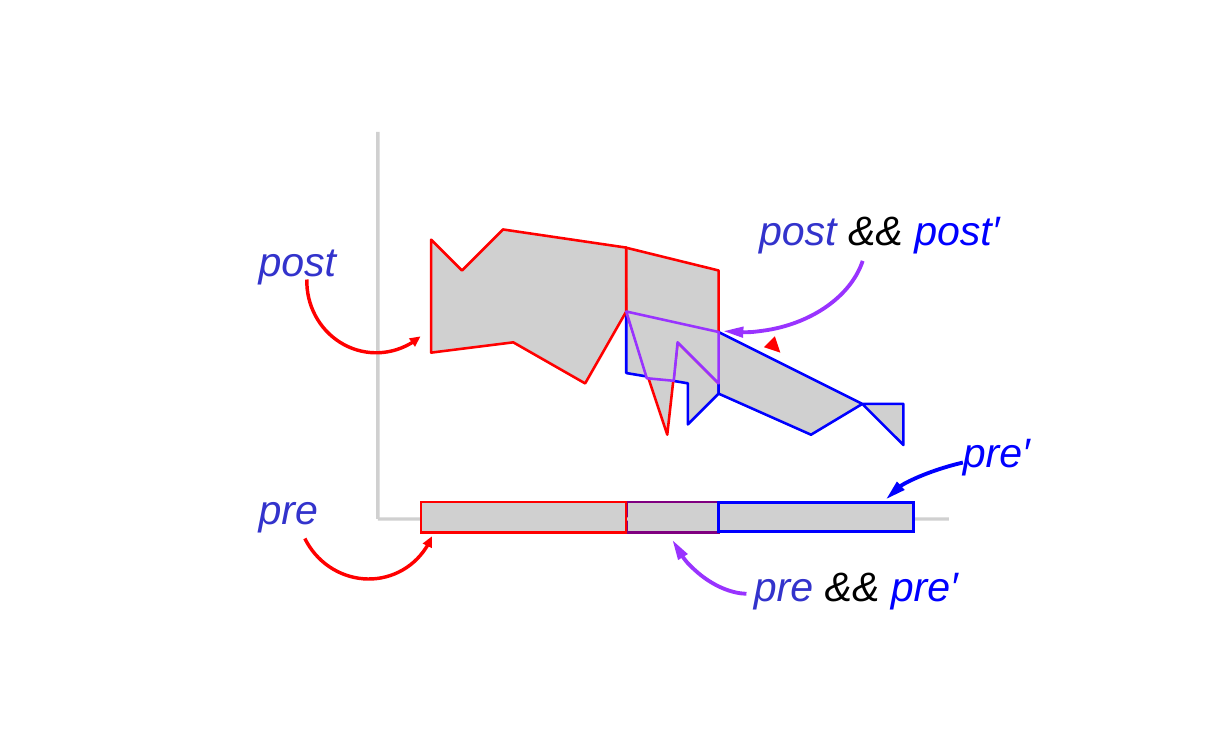
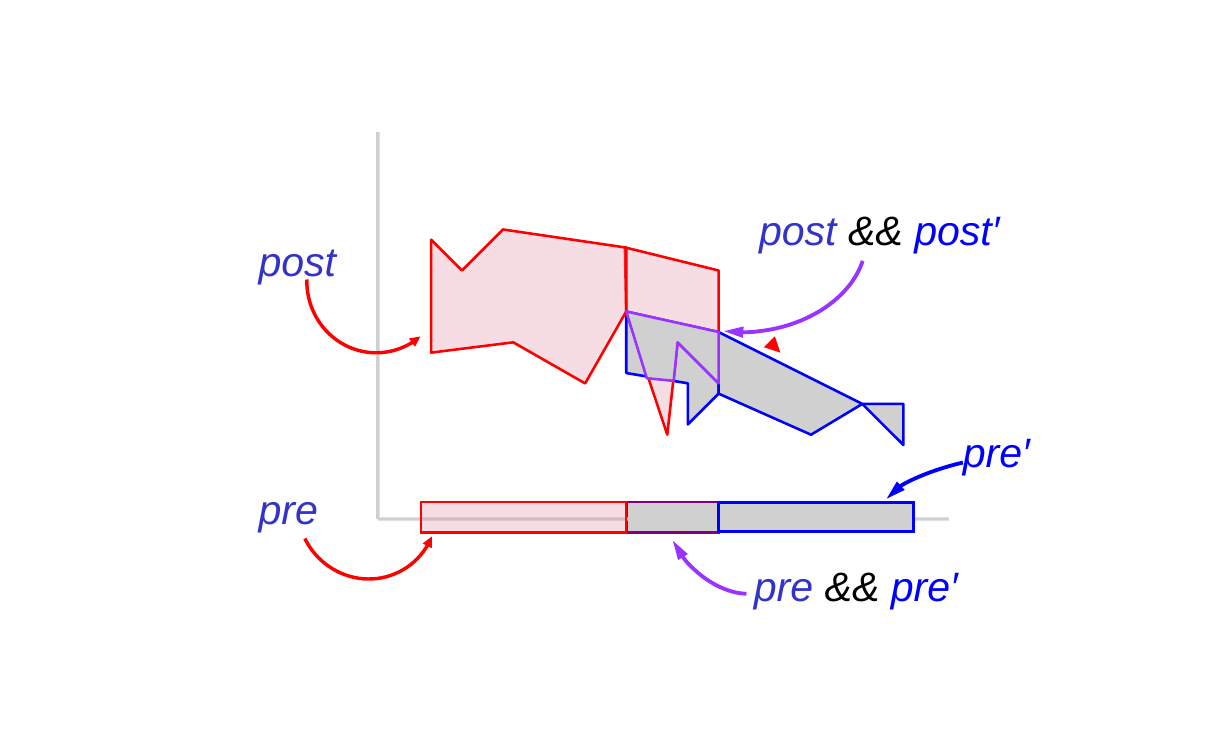
Before and after one commit to kiniry/Mobius, a slide deck: slide 8 of src/escjava/trunk/ESCTools/slides/CAV2007Tutorial/new-diagrams.ppt. Drawn at 1232x739 pixels with LibreOffice and Linux fonts; fonts in the diff are those of the drawing; grey boxes stand for pictures; background and template pictures are left out. Boxes give left, top, right and bottom in pixels: in the first picture for what was removed or moved away, otherwise in the second. Text is boxed around its words. In the diff, an @@ line names an element or a change of style, - is before the commit and + after.

```diff
--- a/src/escjava/trunk/ESCTools/slides/CAV2007Tutorial/new-diagrams.ppt
+++ b/src/escjava/trunk/ESCTools/slides/CAV2007Tutorial/new-diagrams.ppt
@@ picture removed at (431, 229, 626, 383) @@
@@ freeform shape added at (431, 229, 626, 383), fill #E1859B at 28% opacity, outline #FF0000 1.5 pt @@
@@ picture removed at (625, 248, 718, 435) @@
@@ freeform shape added at (625, 248, 718, 435), fill #E1859B at 28% opacity, outline #FF0000 1.5 pt @@
@@ picture removed at (421, 501, 627, 532) @@
@@ rectangle added at (421, 501, 627, 532), fill #E1859B at 28% opacity, outline #FF0000 1.5 pt @@
```
Also in this commit, not shown: 1 other slide changed, 14 slides added, 20 other files.
